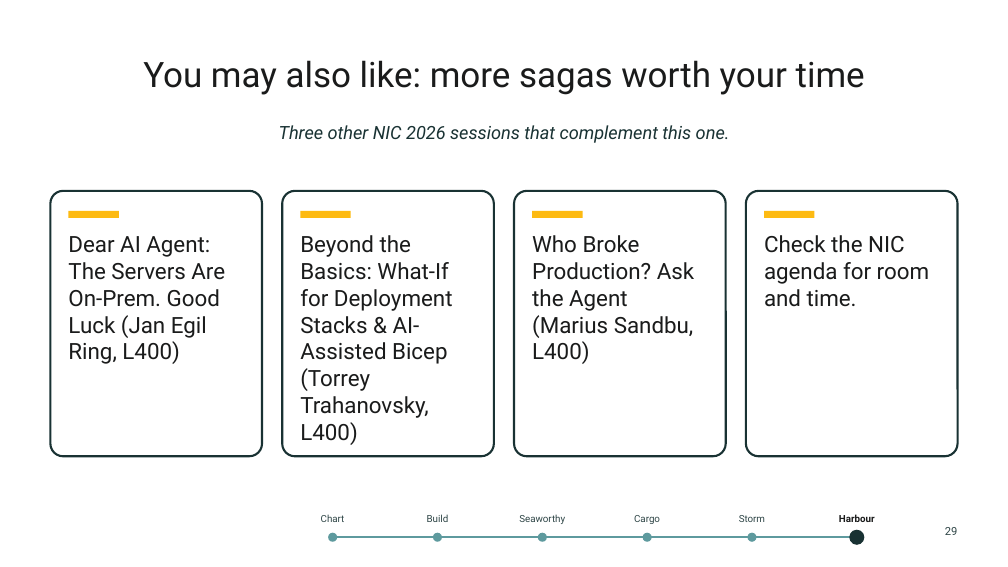
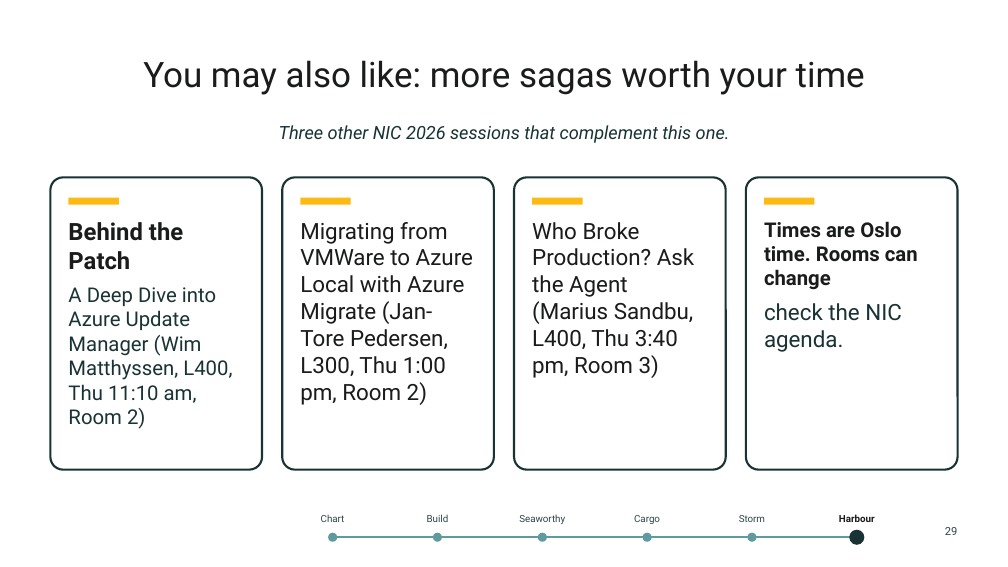
Before and after one commit to thisismydemo/nic2026_azl, a slide deck: slide 29 of presentation/Azure_Local_Discovery_to_Day2_NIC2026.pptx. Drawn at 1008x567 pixels with LibreOffice and Linux fonts; fonts in the diff are those of the drawing; background and template pictures are left out. Boxes give left, top, right and bottom in pixels: in the first picture for what was removed or moved away, otherwise in the second. Text is boxed around its words. In the diff, an @@ line names an element or a change of style, - is before the commit and + after.

```diff
--- a/presentation/Azure_Local_Discovery_to_Day2_NIC2026.pptx
+++ b/presentation/Azure_Local_Discovery_to_Day2_NIC2026.pptx
@@ rounded rectangle: place and size @@
-rounded rectangle at (50,191,262,456)
+rounded rectangle at (50,177,262,470)
@@ rounded rectangle: place and size @@
-rounded rectangle at (282,191,494,456)
+rounded rectangle at (282,177,494,470)
@@ rounded rectangle: place and size @@
-rounded rectangle at (514,191,726,456)
+rounded rectangle at (514,177,726,470)
@@ rounded rectangle: place and size @@
-rounded rectangle at (746,191,958,456)
+rounded rectangle at (746,177,958,470)
@@ 4 rectangles: place and size @@
-4 rectangles at (69,211,814,218)
+4 rectangles at (69,198,814,205)
@@ text at (68,222,232,429): text changed; size 16 to 14.5 pt; text colour #1A1B1B to #193233 @@
-Dear AI Agent: The Servers Are On-Prem. Good Luck (Jan Egil Ring, L400)
+Behind the Patch
+A Deep Dive into Azure Update Manager (Wim Matthyssen, L400, Thu 11:10 am, Room 2)
@@ text at (300,222,473,405): text changed @@
-Beyond the Basics: What-If for Deployment Stacks & AI-Assisted Bicep (Torrey Trahanovsky, L400)
+Migrating from VMWare to Azure Local with Azure Migrate (Jan-Tore Pedersen, L300, Thu 1:00 pm, Room 2)
@@ text at (532,222,694,378): text changed @@
-Who Broke Production? Ask the Agent (Marius Sandbu, L400)
+Who Broke Production? Ask the Agent (Marius Sandbu, L400, Thu 3:40 pm, Room 3)
@@ text at (764,221,918,352): text changed; size 16 to 14.5 pt; bold on @@
-Check the NIC agenda for room and time.
+Times are Oslo time. Rooms can change
+check the NIC agenda.
```
